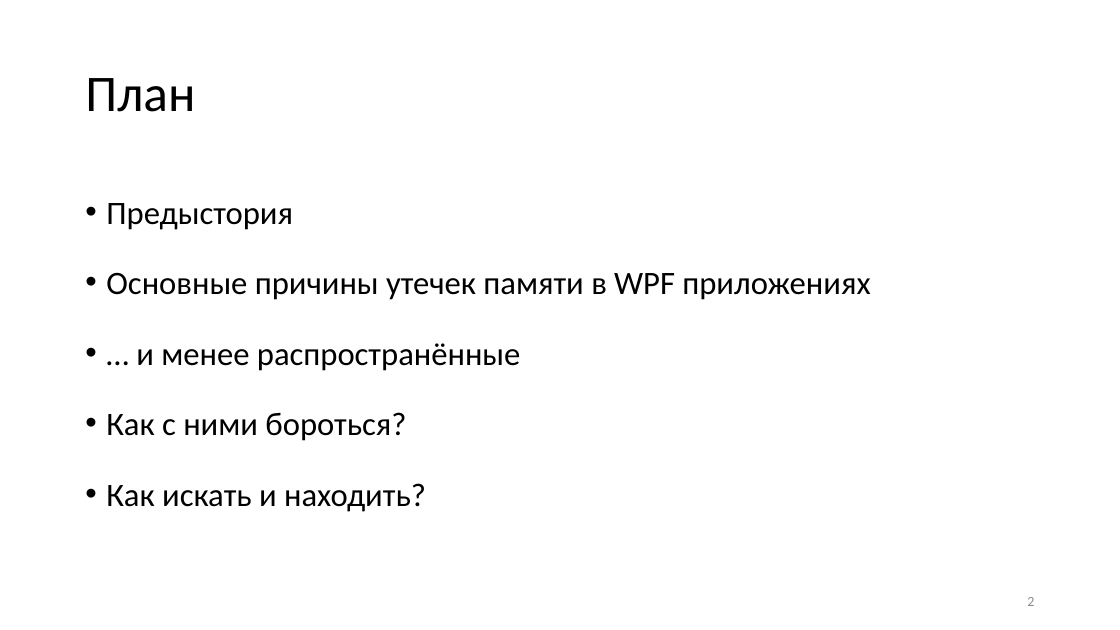
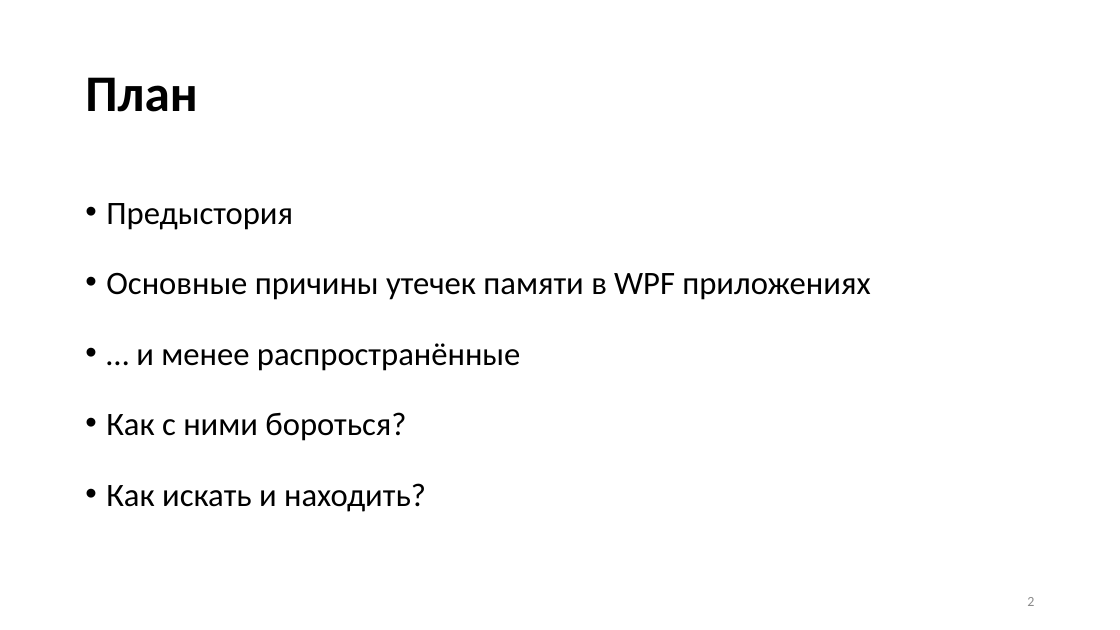
Before and after one commit to Talrandel/MemoryLeak, a slide deck: slide 2 of Утечки памяти.pptx. Drawn at 1120x630 pixels with LibreOffice and Linux fonts; fonts in the diff are those of the drawing. Boxes give left, top, right and bottom in pixels: in the first picture for what was removed or moved away, otherwise in the second. Text is boxed around its words. In the diff, an @@ line names an element or a change of style, - is before the commit and + after.

```diff
--- a/Утечки памяти.pptx
+++ b/Утечки памяти.pptx
@@ title "План" at <box>85,77,198,112</box>: bold on @@
```
Also in this commit, not shown: 3 other slides changed, 23 other files.
